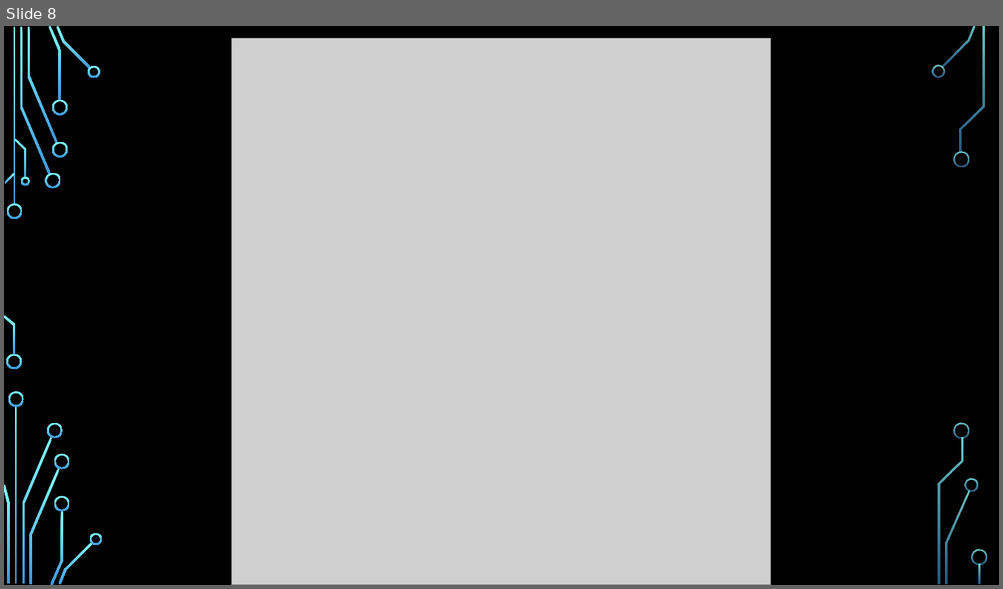
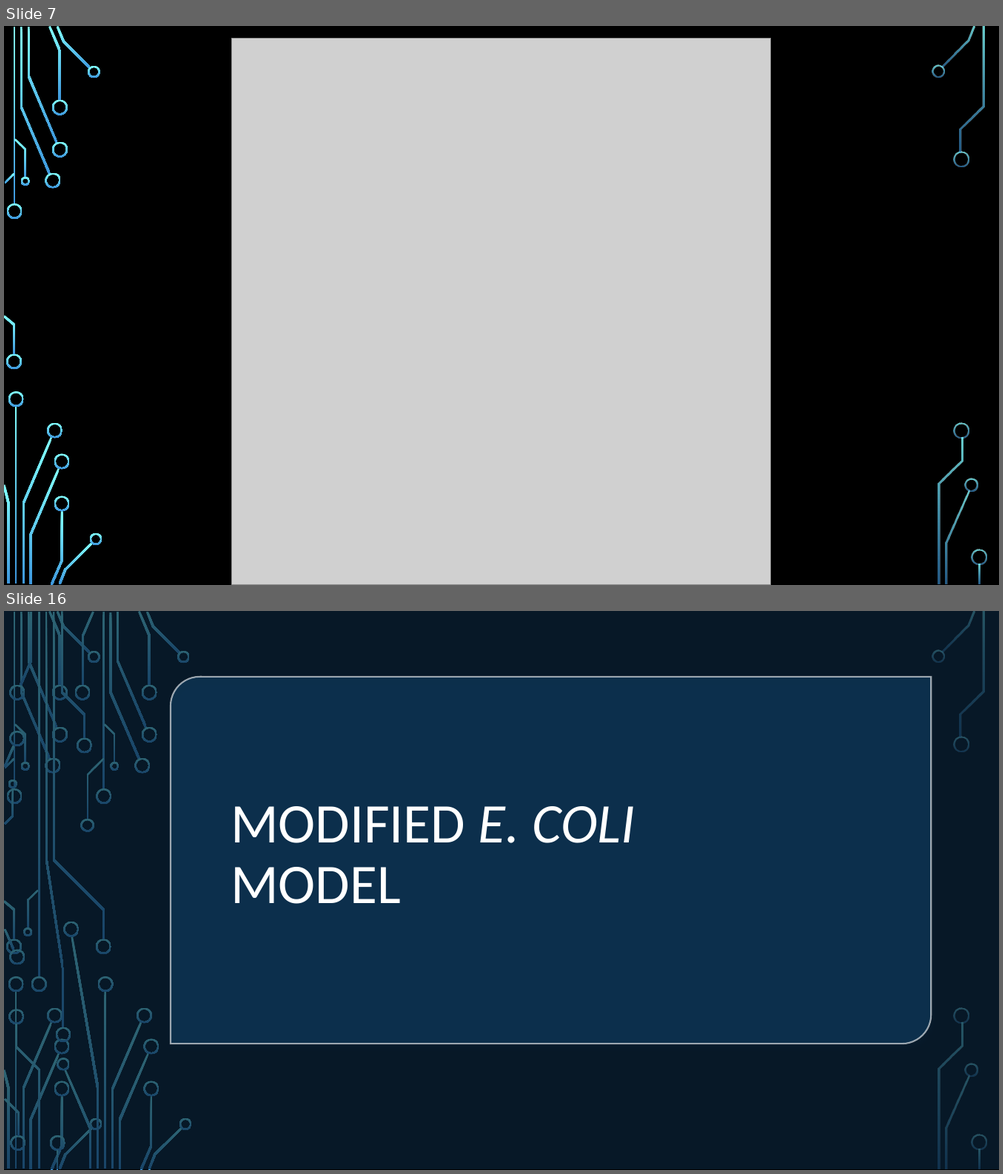
Before and after one commit to saleisha57/Bioinformatics_Final, a slide deck: Aleisha PowerPoint Edit.pptx. Shown one above the other, each under a label of ours: slide 8 before the commit, slides 7 and 16 after it; the slides between them are not shown. The pictures are 1003x589 and 1003x1174 pixels, drawn with LibreOffice and Linux fonts; fonts in the diff are those of the drawing; grey boxes stand for pictures; background and template pictures are left out. Boxes give left, top, right and bottom in pixels: in the first picture for what was removed or moved away, otherwise in the second. Text is boxed around its words. In the diff, an @@ line names an element or a change of style, - is before the commit and + after.

```diff
--- a/Aleisha PowerPoint Edit.pptx
+++ b/Aleisha PowerPoint Edit.pptx
@@ slide 16 added at bbox=[4, 611, 999, 1170], background picture (left out); not listed: 36 template elements that a slide beside it also shows @@
@@ rectangle added at bbox=[4, 611, 999, 1170], fill #092338 at 70% opacity @@
@@ round diag rect added at bbox=[170, 677, 930, 1044], fill #0E3554 at 80% opacity, outline #FFFFFF 1.5 pt @@
@@ title added at bbox=[230, 806, 635, 904], 54 pt, text #FFFFFF @@
+MODIFIED E. COLI MODEL
@@ group added at bbox=[4, 611, 192, 1170]: 50 freeform shapes, 4 rectangles @@
@@ what was slide 8 is now slide 7 @@
```
Also in this commit, not shown: 9 slides changed, 12 other slides added, 4 slides removed, 1 other file.
